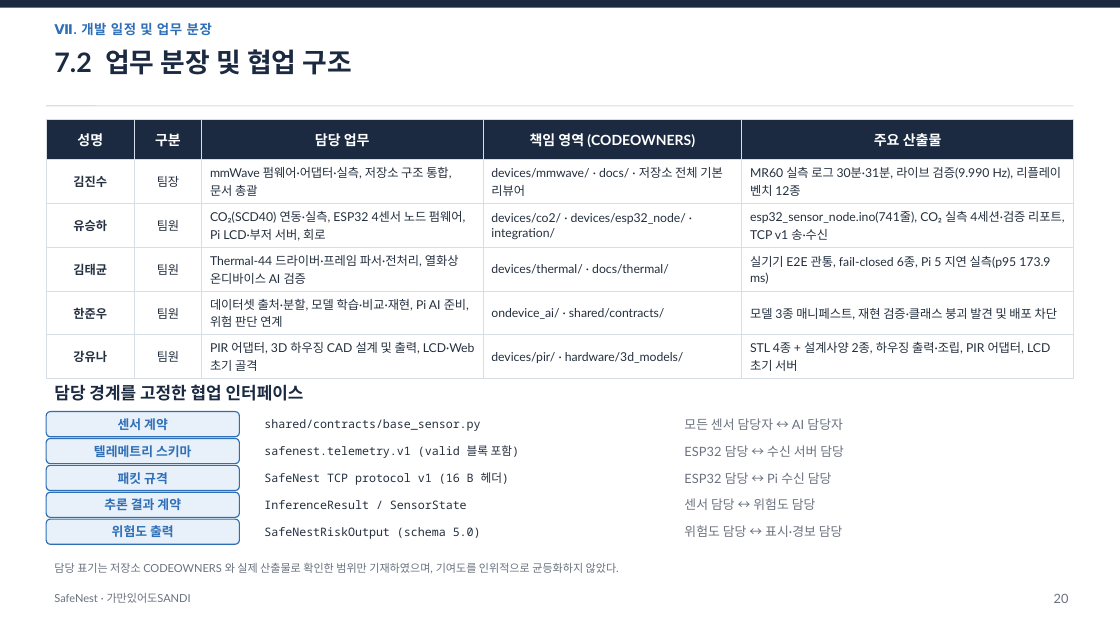
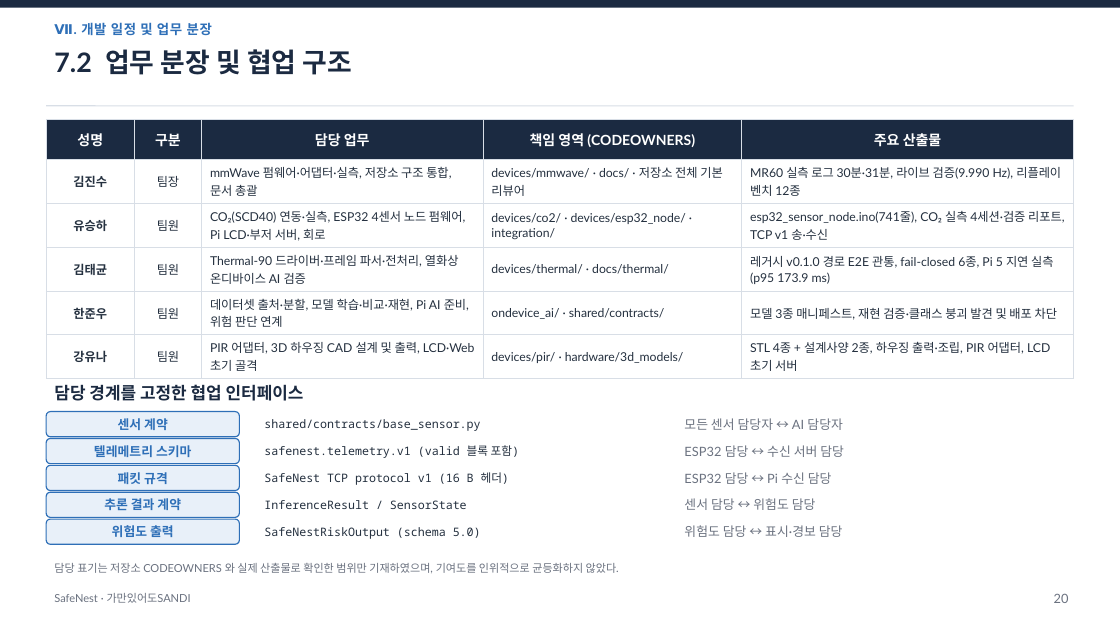
Before and after one commit to jinsu1011/safenest-embedded-competition, a slide deck: slide 21 of final-report/2026ESWContest_자유공모_가만있어도SANDI_개발완료보고서.pptx. Drawn at 1120x630 pixels with LibreOffice and Linux fonts; fonts in the diff are those of the drawing. Boxes give left, top, right and bottom in pixels: in the first picture for what was removed or moved away, otherwise in the second. Text is boxed around its words. In the diff, an @@ line names an element or a change of style, - is before the commit and + after.

```diff
--- a/final-report/2026ESWContest_자유공모_가만있어도SANDI_개발완료보고서.pptx
+++ b/final-report/2026ESWContest_자유공모_가만있어도SANDI_개발완료보고서.pptx
@@ table at [46, 119, 1074, 375] @@
-row 4, column 3: Thermal-44 드라이버·프레임 파서·전처리, 열화상 온디바이스 AI 검증
+row 4, column 3: Thermal-90 드라이버·프레임 파서·전처리, 열화상 온디바이스 AI 검증
-row 4, column 5: 실기기 E2E 관통, fail-closed 6종, Pi 5 지연 실측(p95 173.9 ms)
+row 4, column 5: 레거시 v0.1.0 경로 E2E 관통, fail-closed 6종, Pi 5 지연 실측(p95 173.9 ms)
```
Also in this commit, not shown: 19 other slides changed, 28 other files.
